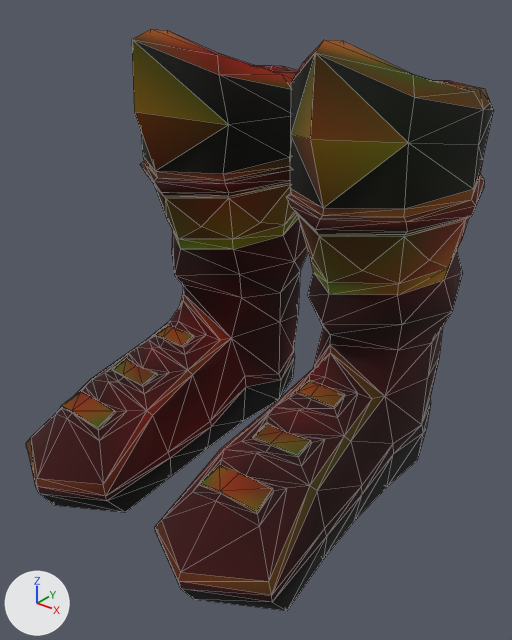
A saved change to the glTF model assets/halloween_2020/feet/hwn_2020_cult_supreme_feet/HWN_2020_Feet_Cult_Supreme.glb.
Before and after are seen from a 50 mm camera at (0.378, -0.547, 0.443) aimed at (0.015, -0.093, 0.161). Lighting does not change. The marker at lower left points along +X, +Y and +Z. Mesh edges are drawn as thin lines. Vertices at the same position are counted once.

Objects in the first picture: 'HWN_2020_Feet_Cult_Supreme'.
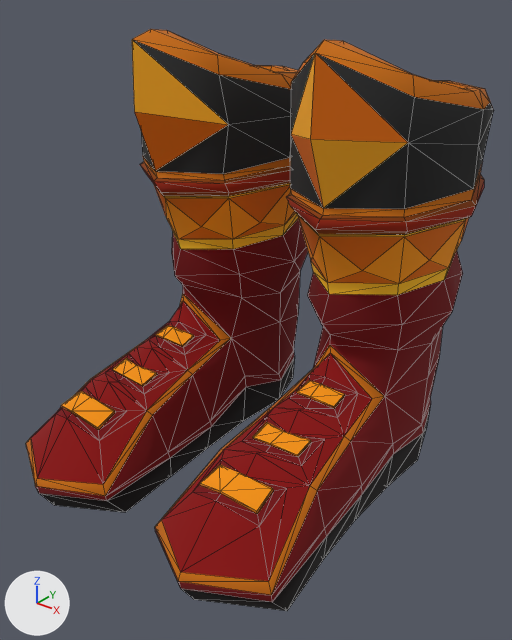
Commit message: fix wearables hwnn

Boxes [x1, y1, x2, y2] around the edits, measured in the pictures (512 x 640 px; the box of a moved part takes in the faces that stretch with it):
'HWN_2020_Feet_Cult_Supreme', recoloured, reshaped
    both: [26, 29, 494, 611]
part 1 of me_mesh_006, moved or reshaped
    before: [289, 375, 320, 399]
    after: [155, 380, 320, 595]
part 2 of me_mesh_006, moved or reshaped
    before: [163, 327, 205, 355]
    after: [26, 327, 194, 501]
part 3 of me_mesh_006, moved or reshaped
    before: [155, 528, 272, 595]
    after: [289, 375, 311, 399]
part 4 of me_mesh_006, moved or reshaped
    before: [26, 438, 107, 501]
    after: [164, 335, 205, 355]

Patch to the scene script:
```diff
--- a/assets/halloween_2020/feet/hwn_2020_cult_supreme_feet/HWN_2020_Feet_Cult_Supreme.glb.py
+++ b/assets/halloween_2020/feet/hwn_2020_cult_supreme_feet/HWN_2020_Feet_Cult_Supreme.glb.py
@@ mat_avatarwearables_mat @@
 n2.image = img_scifipack__emissive_tx
-n3 = _N.new('ShaderNodeMix'); n3.name = 'Mix'
-n3.data_type = 'RGBA'
-n3.blend_type = 'MULTIPLY'
-n3.inputs[0].default_value = 1.0  # 'Factor'
-n4 = _N.new('ShaderNodeVertexColor'); n4.name = 'Color Attribute'
 n5 = _N.new('ShaderNodeTexImage'); n5.name = 'Image Texture.001'
@@ mat_avatarwearables_mat @@
 n0 = _N.new('ShaderNodeBsdfPrincipled'); n0.name = 'Principled BSDF'
 _L.new(n2.outputs[0], n0.inputs[27])  # 'Color' to 'Emission Color'
-_L.new(n3.outputs[2], n0.inputs[0])  # 'Result' to 'Base Color'
-_L.new(n4.outputs[0], n3.inputs[7])  # 'Color' to 'B'
-_L.new(n5.outputs[0], n3.inputs[6])  # 'Color' to 'A'
+_L.new(n5.outputs[0], n0.inputs[0])  # 'Color' to 'Base Color'
@@ me_mesh_006 @@
 me_mesh_006.from_pydata(...)  # 482 vertices, 956 faces; spans x -0.172..0.172, y -0.277..0.118, z 0.001..0.403
 # used by ob_hwn_2020_feet_cult_supreme; location = (0.0, 0.0, 0.0)
-me_mesh_006.vertices[154].co = (0.07, -0.104, 0.109)  # pixel (297, 393)
-me_mesh_006.vertices[155].co = (0.07, -0.105, 0.112)  # pixel (296, 391)
-me_mesh_006.vertices[395].co = (-0.07, -0.104, 0.109)  # pixel (183, 347)
-me_mesh_006.vertices[396].co = (-0.07, -0.105, 0.112)  # pixel (182, 345)
-me_mesh_006.vertices[153].co = (0.088, -0.277, 0.036)  # pixel (178, 581)
-me_mesh_006.vertices[394].co = (-0.088, -0.277, 0.036)  # pixel (35, 486)
+# me_mesh_006 part 1
+me_mesh_006.vertices[154].co = (0.07, -0.105, 0.112)  # pixel (296, 391)
+me_mesh_006.vertices[155].co = (0.088, -0.277, 0.036)  # pixel (178, 581)
+# me_mesh_006 part 2
+me_mesh_006.vertices[395].co = (-0.07, -0.105, 0.112)  # pixel (182, 345)
+me_mesh_006.vertices[396].co = (-0.088, -0.277, 0.036)  # pixel (35, 486)
+# me_mesh_006 part 3
+me_mesh_006.vertices[153].co = (0.07, -0.104, 0.109)  # pixel (297, 393)
+# me_mesh_006 part 4
+me_mesh_006.vertices[394].co = (-0.07, -0.104, 0.109)  # pixel (183, 347)
 me_mesh_006.materials.append(mat_avatarwearables_mat)
```
